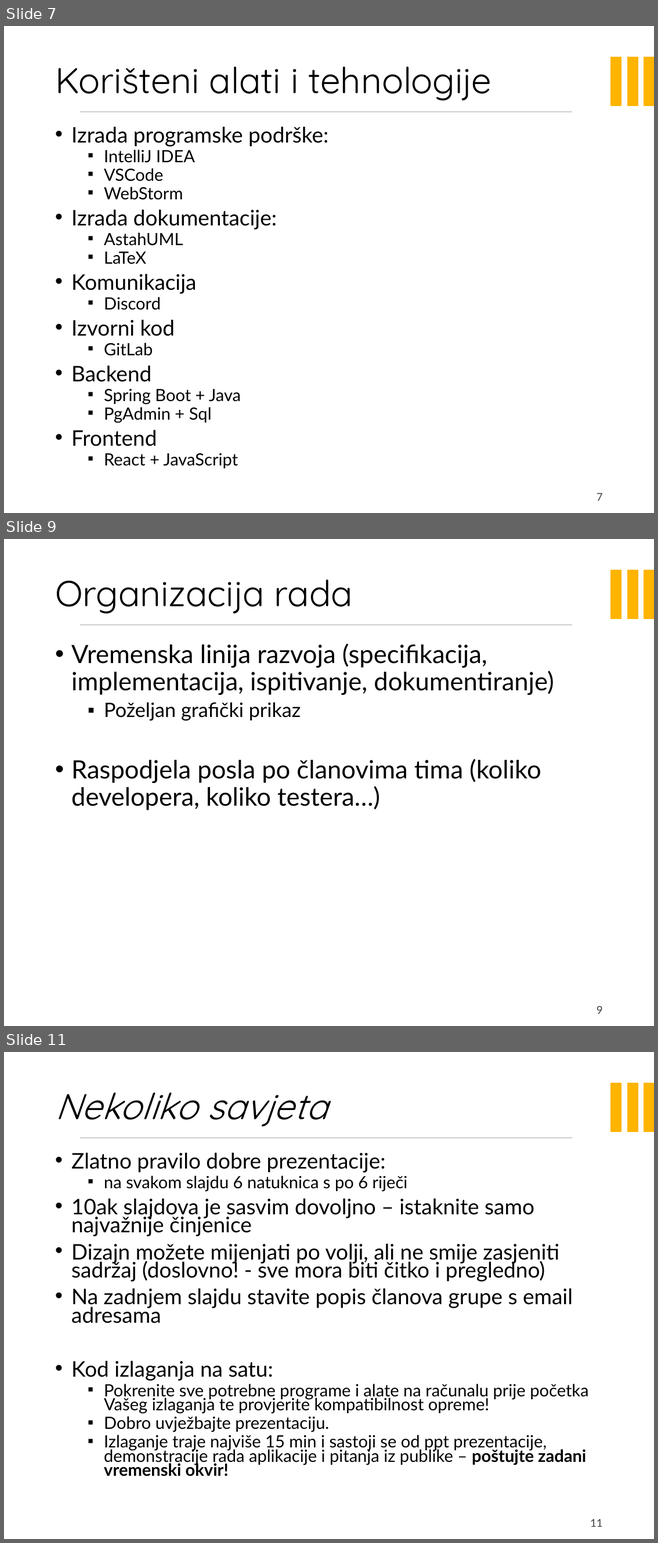
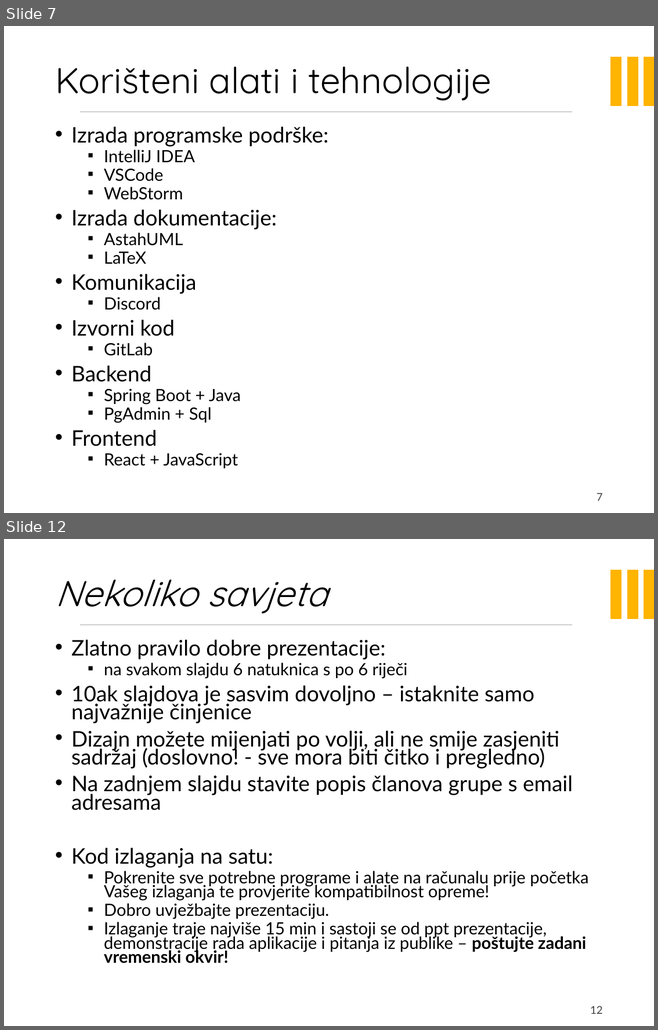
Before and after one commit to sleko01/cuvari-pasa, a slide deck: PrezentacijaProjekata.pptx. Shown one above the other, each under a label of ours: slides 7, 9 and 11 before the commit, slides 7 and 12 after it; the slides between them are not shown. The pictures are 658x1543 and 658x1030 pixels, drawn with LibreOffice and Linux fonts; fonts in the diff are those of the drawing; background and template pictures are left out. Boxes give left, top, right and bottom in pixels: in the first picture for what was removed or moved away, otherwise in the second. Text is boxed around its words. In the diff, an @@ line names an element or a change of style, - is before the commit and + after.

```diff
--- a/PrezentacijaProjekata.pptx
+++ b/PrezentacijaProjekata.pptx
@@ slide 9 removed at (x1=4, y1=539, x2=654, y2=1026), background picture (left out); not listed: 4 template elements that a slide beside it also shows @@
@@ title removed at (x1=55, y1=580, x2=353, y2=614) @@
-Organizacija rada
@@ text removed at (x1=71, y1=643, x2=553, y2=810) @@
-• Vremenska linija razvoja (specifikacija, implementacija, ispitivanje, dokumentiranje)
-  ▪ Poželjan grafički prikaz
-• Raspodjela posla po članovima tima (koliko developera, koliko testera…)
@@ page number removed at (x1=596, y1=1006, x2=603, y2=1014) @@
-9
@@ what was slide 11 is now slide 12 @@
@@ page number at (x1=590, y1=1006, x2=603, y2=1014): text changed @@
-11
+12
```
Also in this commit, not shown: 3 slides changed, 2 slides added.
